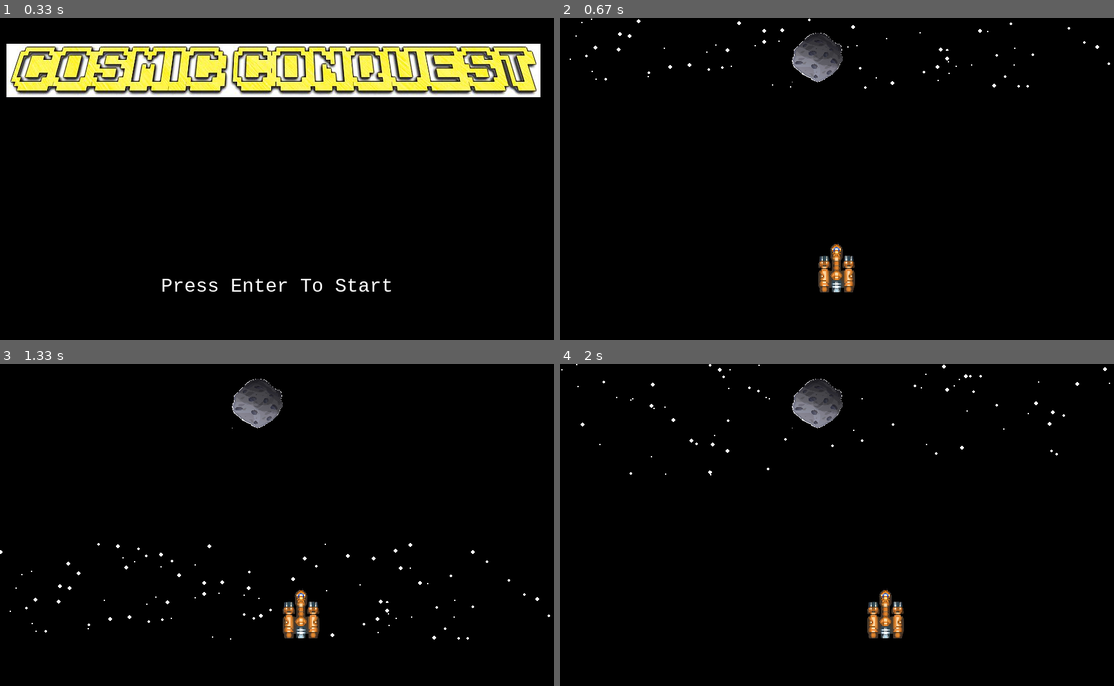
Above: before the commit, frames 1-4 (two rows, left to right).
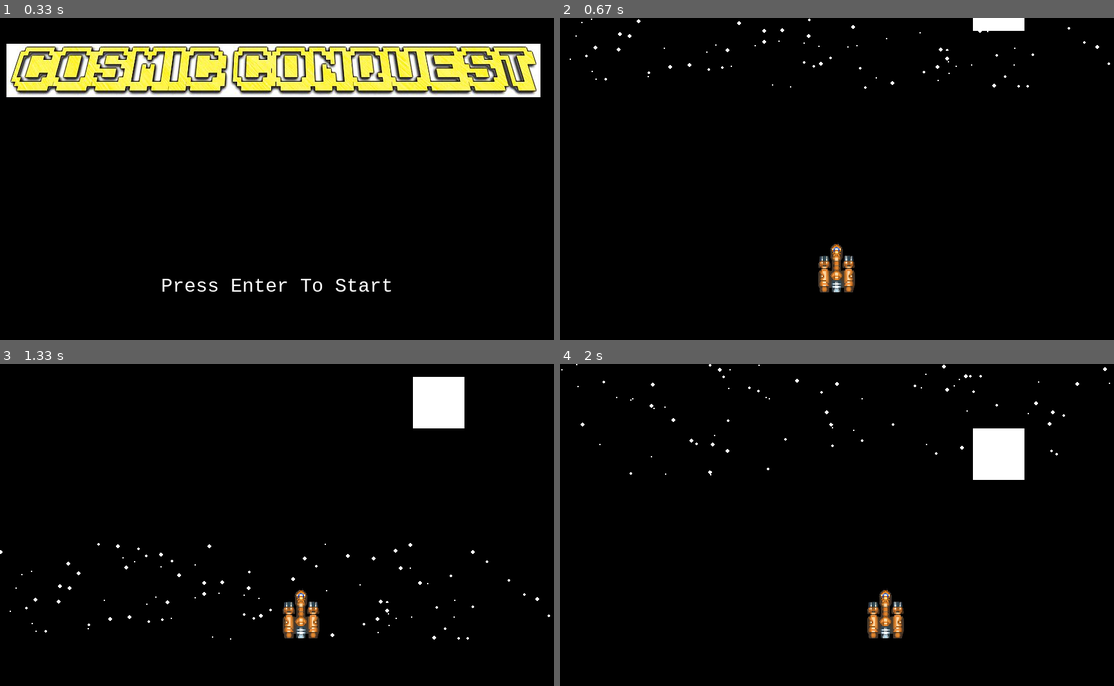
Above: after the commit, the same moments.

Repository: mokshada-2811/pygame
Game: pygame game, started from main.py
Two runs of this game, one before a commit and one after it. Both use one fixed random seed, a clock stepped at 60 frames per second and the inputs below.
Inputs:
- Up to frame 1 (0.33 s): no input
- Up to frame 2 (0.67 s): tap Enter at 0.33 s
- Up to frame 3 (1.33 s): hold Space 0.67-1.13 s; hold Right 0.67-1.13 s; hold Right from 1.17 s (still down)
- Up to frame 4 (2 s): release Right at 1.63 s; hold Right from 1.67 s (still down)

Frame 1 is identical in both runs. In frame 2, 1.4% of the frame differs, in the area x 41-84%, y 0-20%; in frame 3, 2.5%; in frame 4, 2.5%, in the area x 41-84%, y 4-36%.

Commit message:
Fixed bullet

Diff:
--- a/main.py
+++ b/main.py
@@ -1,35 +1,41 @@
 import pygame
 import random
 import time
+import threading
 
 # Initializing Pygame
 pygame.init()
 
-#Screen
+# Screen
 widthsc = 860
 heightsc = 500
-x=500 #rocket position x scale
-y=650 #rocket position y scale
+rock_x = random.randint(0, widthsc)
+rect_ob1 = None
 
 
+x = 500  # rocket position x scale
+y = 650  # rocket position y scale
+
+bullet_fired = False
+
 # Create the window
-screen = pygame.display.set_mode((widthsc,heightsc))
-hero= pygame.image.load('rocket.jfif').convert()#1st rocket
-rect_hero= hero.get_rect(midbottom=(x,y))
-rocket1=pygame.transform.scale(hero,(60,90))
+screen = pygame.display.set_mode((widthsc, heightsc))
+hero = pygame.image.load('rocket.jfif').convert()  # 1st rocket
+rect_hero = hero.get_rect(midbottom=(x, y))
+rocket1 = pygame.transform.scale(hero, (60, 90))
 pygame.display.set_caption("Cosmic conquest")
-ob1=pygame.transform.scale(pygame.image.load('ob1.jpg').convert(),(20,30))
-obs=pygame.transform.scale(pygame.image.load('obstacle.png').convert(),(80,80))
-rect_obs=obs.get_rect(midbottom=(400,100))
+ob1 = pygame.transform.scale(pygame.image.load('ob1.jpg').convert(), (20, 30))
+obs = pygame.transform.scale(pygame.image.load('obstacle.png').convert(), (80, 80))  # rock
 # colors
-black =(0, 0, 0)
+black = (0, 0, 0)
 white = (255, 255, 255)
+red = (136, 8, 8)
 
-font = pygame.font.SysFont("monospace", 30)
 
-def text_screen(text, color, x, y):
+def text_screen(text, color, x, y, FONT_SIZE=30):
+    font = pygame.font.SysFont("monospace", FONT_SIZE)
     screen_text = font.render(text, True, color)
-    screen.blit(screen_text, [x,y])
+    screen.blit(screen_text, [x, y])
 
 
 stars = []
@@ -41,21 +47,19 @@
     speed = 10
     stars.append([x, y, size, speed])
 
+
 def start_screen():
-    exit_game= False
+    exit_game = False
     while not exit_game:
         screen.fill(black)
         img = pygame.image.load('Cosmic-conquest.jpeg')
-
-        screen.blit(img,(10,40))
-
-        text_screen("Press Enter To Start", white,250,400)
+        screen.blit(img, (10, 40))
+        text_screen("Press Enter To Start", white, 250, 400)
         pygame.display.update()
         for event in pygame.event.get():
             if event.type == pygame.QUIT:
                 exit_game = True
                 pygame.quit()
-
                 break
             if event.type == pygame.KEYDOWN:
                 if event.key == pygame.K_RETURN:
@@ -63,31 +67,66 @@
                     game_loop()
 
 
+def end_screen():
+    exit_screen = False
+    while not exit_screen:
+        screen.fill(black)
+        text_screen("GAME OVER", red, 250, 200, 50)
+        text_screen("Press Space to Restart!", white, 250, 400)
+        pygame.display.update()
+        for event in pygame.event.get():
+            if event.type == pygame.QUIT:
+                exit_screen = True
+                pygame.quit()
+                break
+            if event.type == pygame.KEYDOWN:
+                if event.key == pygame.K_SPACE:
+                    exit_screen = True
+                    game_loop()
+
+
+# Rock properties
+rock_speed = 2
+
+
+def spawn_rock():
+    x = random.randint(0, widthsc - obs.get_width())
+    y = -100
+    return pygame.Rect(x, y, obs.get_width(), obs.get_height())
+
+
+def update_rock(rock):
+    rock.y += rock_speed
+
+
 # Game Loop
 def game_loop():
     # Get the start time
     start_time = time.time()
-    bullet_fired = False
+
+    tick = 0
+    rock = spawn_rock()  # Spawn a new rock
     while True:
         # Event Handler
         for events in pygame.event.get():
             if events.type == pygame.QUIT:
                 # Quitting game
-                pygame.quit();
+                pygame.quit()
                 quit()
-            if events.type == pygame.KEYUP:
-                if events.key == pygame.K_SPACE:
-                    bullet_fired = False
+            # if events.type == pygame.KEYUP:
+            #     if events.key == pygame.K_SPACE:
+            #         global bullet_fired
+            #         bullet_fired = False
+
         # Move the stars downwards and redraw them
         screen.fill((0, 0, 0))  # Fill the screen with black color
-
 
         # Drawing Stars in background
         for i in range(len(stars)):
             # Update the star position
             elapsed_time = time.time() - start_time
             if elapsed_time < 2:
-            # Increase the speed for the first 6 seconds
+                # Increase the speed for the first 2 seconds
                 stars[i][3] = 8
             elif elapsed_time < 4:
                 stars[i][3] = 6
@@ -106,41 +145,55 @@
             if stars[i][1] > heightsc:
                 stars[i] = [random.randint(0, widthsc), random.randint(-200, -50), stars[i][2], stars[i][3]]
 
+        # Event handling
+        keys_pressed = pygame.key.get_pressed()
+        # Moving left
+        if keys_pressed[pygame.K_LEFT]:
+            rect_hero.x -= 1
+        # Moving right
+        if keys_pressed[pygame.K_RIGHT]:
+            rect_hero.x += 1
+        # If rocket goes outside the screen
+        if rect_hero.x > widthsc - rocket1.get_width() / 2:
+            rect_hero.x = widthsc - rocket1.get_width() / 2
+        if rect_hero.x < rocket1.get_width() / 2:
+            rect_hero.x = rocket1.get_width() / 2
 
-        #event handling
-        keys_pressed = pygame.key.get_pressed()
-        #moving left
-        if keys_pressed[pygame.K_LEFT]:
-          rect_hero.x -=1
-        #moving right
-        if keys_pressed[pygame.K_RIGHT]:
-            rect_hero.x +=1
-        #if rocket goes out side the screen
-        if rect_hero.x>750:
-            rect_hero.x=730
-        if rect_hero.x<20:
-            rect_hero.x=30
-        screen.blit(rocket1,rect_hero)
-        screen.blit(obs,rect_obs)
+        screen.blit(rocket1, rect_hero)
 
         if keys_pressed[pygame.K_SPACE]:
-         #bullet code
-          # Only fire if the bullet is not already on the screen
+            # Bullet code
+            # Only fire if the bullet is not already on the screen
+            global bullet_fired
             if not bullet_fired:
+
                 bullet_fired = True
-                obx=29+rect_hero.x
-                oby=rect_hero.y
-                rect_ob1 = ob1.get_rect(midbottom=(obx, oby ))
-                bullet_speed = 1
-            # Move the bullet upwards and redraw it
-            if rect_ob1.bottom > 0:
-                rect_ob1.y -= bullet_speed
-                screen.blit(ob1, rect_ob1)
-            # Reset the bullet position and flag when it goes off the screen
-            else:
-                bullet_fired = False
-                rect_ob1 = ob1.get_rect(midbottom=(0, 0))
+                bullet_thread = threading.Thread(target=bullet)
+                bullet_thread.start()
+
+        # Draw the falling rock
+        update_rock(rock)
+        pygame.draw.rect(screen, black, rock)  # Clear the previous frame
+        pygame.draw.rect(screen, white, rock)  # Draw the rock
 
         pygame.display.update()
+        tick += 1
+
+def bullet():
+    obx = 29 + rect_hero.x
+    oby = rect_hero.y
+    rect_ob1 = ob1.get_rect(midbottom=(obx, oby))
+    bullet_speed = 1
+    global bullet_fired
+    while bullet_fired:
+        # Move the bullet upwards and redraw it
+        if rect_ob1.bottom > 0 and rect_ob1!=None:
+            rect_ob1.y -= bullet_speed
+            screen.blit(ob1, rect_ob1)
+        # Reset the bullet position and flag when it goes off the screen
+        else:
+            bullet_fired = False
+            rect_ob1 = ob1.get_rect(midbottom=(0, 0))  # bullet
+            break
 
 start_screen()
